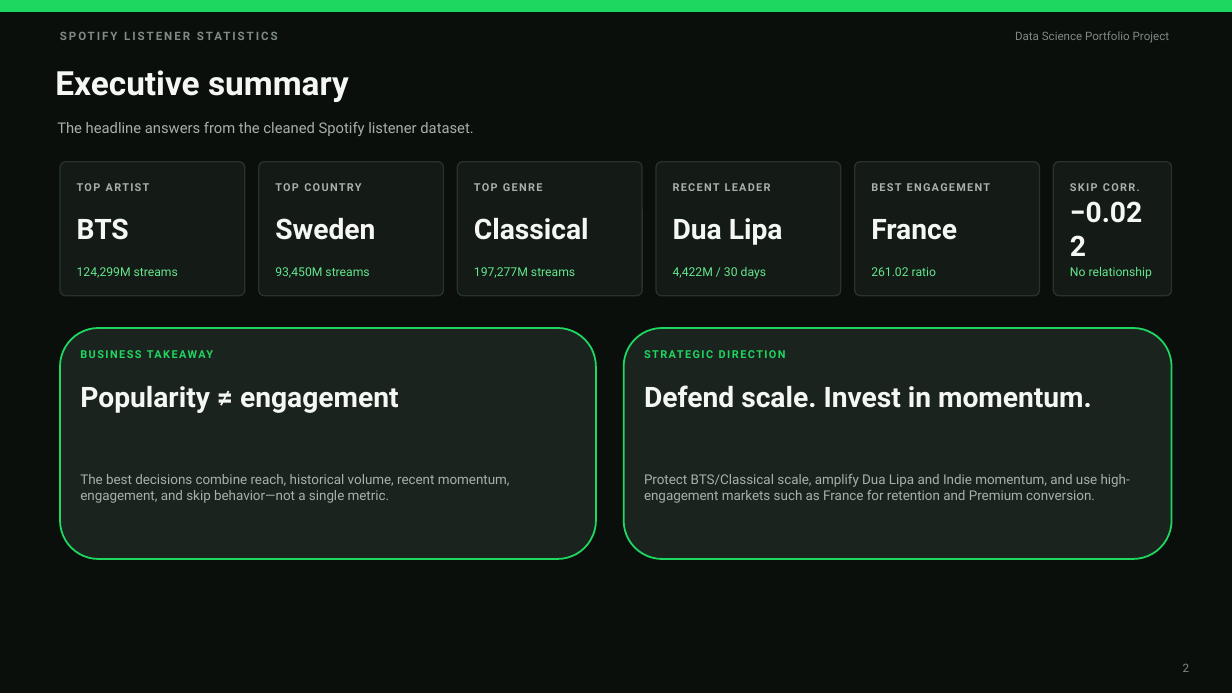
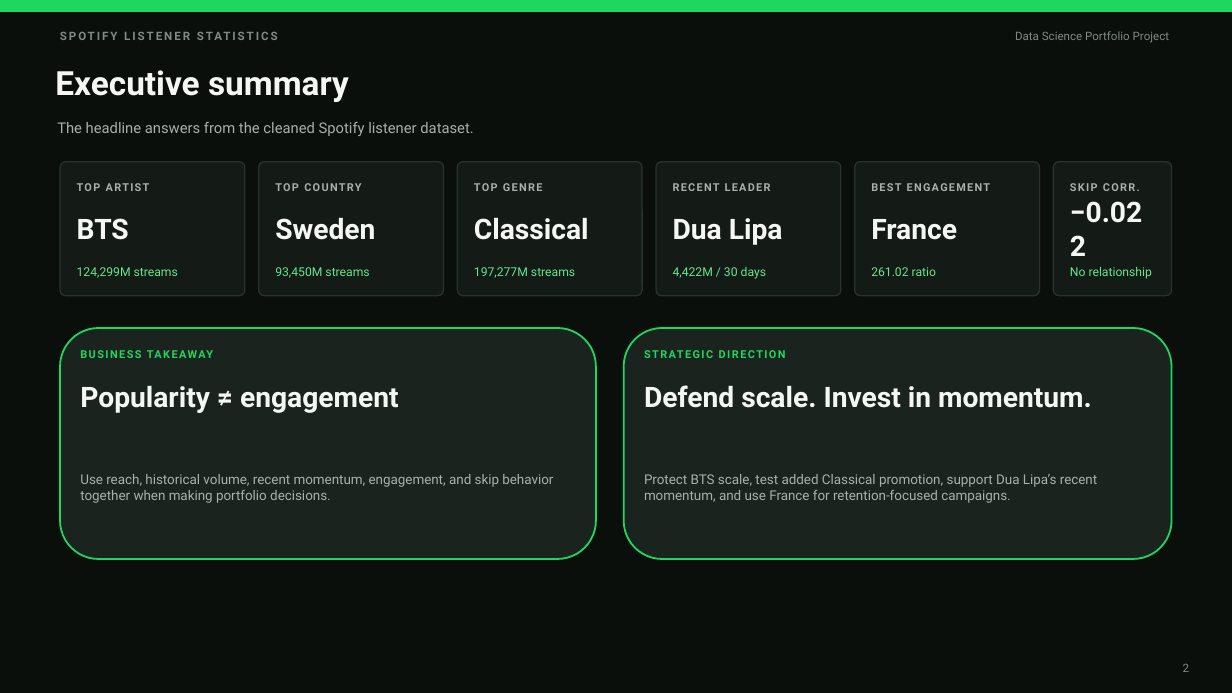
Before and after one commit to mightyalok00/spotify-listener-statistics-eda, a slide deck: slide 2 of Spotify_Listener_Statistics_Analysis_Presentation_By_Alok_Agarwal.pptx. Drawn at 1232x693 pixels with LibreOffice and Linux fonts; fonts in the diff are those of the drawing. Boxes give left, top, right and bottom in pixels: in the first picture for what was removed or moved away, otherwise in the second. Text is boxed around its words. In the diff, an @@ line names an element or a change of style, - is before the commit and + after.

```diff
--- a/Spotify_Listener_Statistics_Analysis_Presentation_By_Alok_Agarwal.pptx
+++ b/Spotify_Listener_Statistics_Analysis_Presentation_By_Alok_Agarwal.pptx
@@ text at (80,474,553,503): text changed @@
-The best decisions combine reach, historical volume, recent momentum, engagement, and skip behavior—not a single metric.
+Use reach, historical volume, recent momentum, engagement, and skip behavior together when making portfolio decisions.
@@ text at (644,474,1097,503): text changed @@
-Protect BTS/Classical scale, amplify Dua Lipa and Indie momentum, and use high-engagement markets such as France for retention and Premium conversion.
+Protect BTS scale, test added Classical promotion, support Dua Lipa’s recent momentum, and use France for retention-focused campaigns.
```
Also in this commit, not shown: 10 other slides changed.
